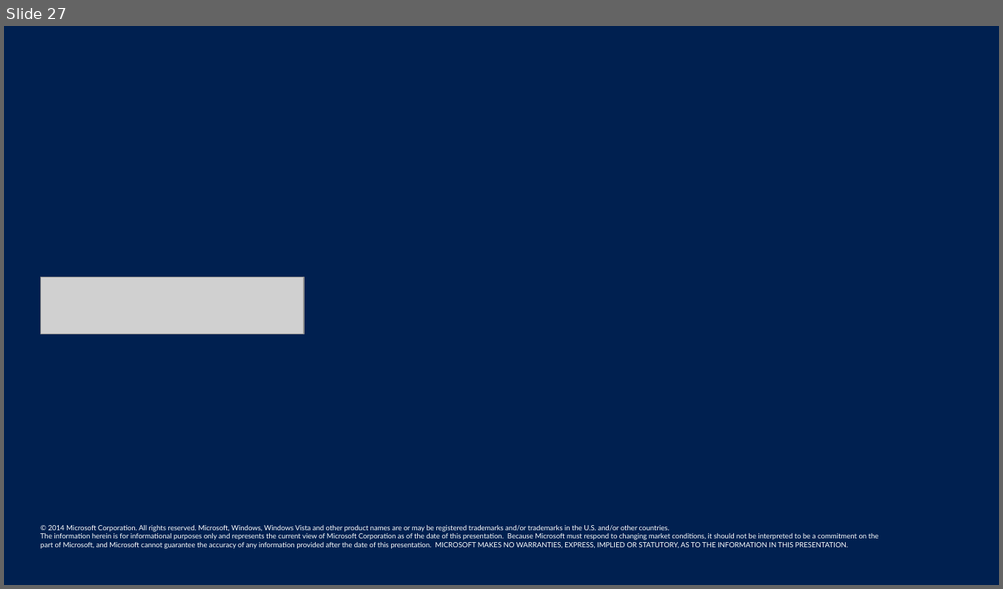
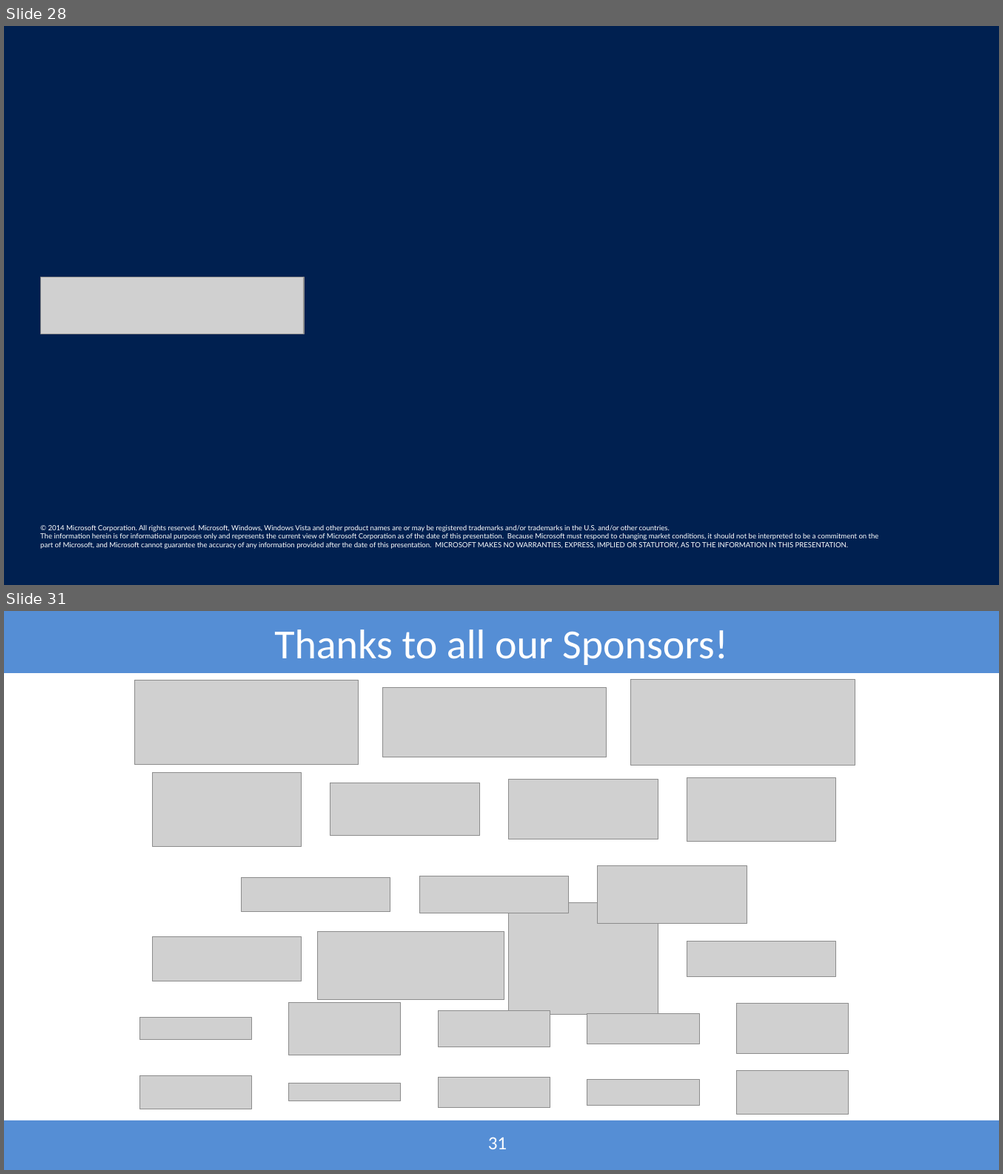
Before and after one commit to shawnweisfeld/20140912_SLAB, a slide deck: SLAB.pptx. Shown one above the other, each under a label of ours: slide 27 before the commit, slides 28 and 31 after it; the slides between them are not shown. The pictures are 1003x589 and 1003x1174 pixels, drawn with LibreOffice and Linux fonts; fonts in the diff are those of the drawing; grey boxes stand for pictures; background and template pictures are left out. Boxes give left, top, right and bottom in pixels: in the first picture for what was removed or moved away, otherwise in the second. Text is boxed around its words. In the diff, an @@ line names an element or a change of style, - is before the commit and + after.

```diff
--- a/SLAB.pptx
+++ b/SLAB.pptx
@@ slide 31 added at bbox=[4, 611, 999, 1170], background #FFFFFF @@
@@ rectangle added at bbox=[4, 611, 999, 673], fill #558ED5 @@
@@ title added at bbox=[274, 629, 728, 665], 40.8 pt, text #FFFFFF @@
+Thanks to all our Sponsors!
@@ picture added at bbox=[135, 681, 358, 765] @@
@@ picture added at bbox=[383, 687, 606, 758] @@
@@ picture added at bbox=[631, 679, 854, 766] @@
@@ picture added at bbox=[152, 772, 301, 846] @@
@@ picture added at bbox=[330, 783, 479, 836] @@
@@ picture added at bbox=[509, 780, 657, 840] @@
@@ picture added at bbox=[686, 777, 836, 842] @@
@@ picture added at bbox=[419, 876, 569, 913] @@
@@ picture added at bbox=[597, 866, 747, 923] @@
@@ picture added at bbox=[241, 878, 390, 911] @@
@@ picture added at bbox=[509, 903, 657, 1015] @@
@@ picture added at bbox=[152, 937, 301, 981] @@
@@ picture added at bbox=[318, 931, 504, 1000] @@
@@ picture added at bbox=[686, 942, 836, 977] @@
@@ picture added at bbox=[288, 1002, 401, 1055] @@
@@ picture added at bbox=[736, 1004, 848, 1054] @@
@@ picture added at bbox=[139, 1017, 251, 1039] @@
@@ picture added at bbox=[438, 1011, 549, 1047] @@
@@ picture added at bbox=[587, 1014, 699, 1045] @@
@@ picture added at bbox=[139, 1076, 251, 1110] @@
@@ picture added at bbox=[736, 1071, 848, 1114] @@
@@ picture added at bbox=[288, 1083, 401, 1101] @@
@@ picture added at bbox=[438, 1077, 549, 1108] @@
@@ picture added at bbox=[587, 1079, 699, 1105] @@
@@ rectangle added at bbox=[4, 1121, 999, 1170], fill #558ED5 @@
@@ page number added at bbox=[488, 1137, 506, 1150], 18.4 pt, text #FFFFFF @@
+31
@@ what was slide 27 is now slide 28 @@
```
Also in this commit, not shown: 1 slide changed, 3 other slides added.
